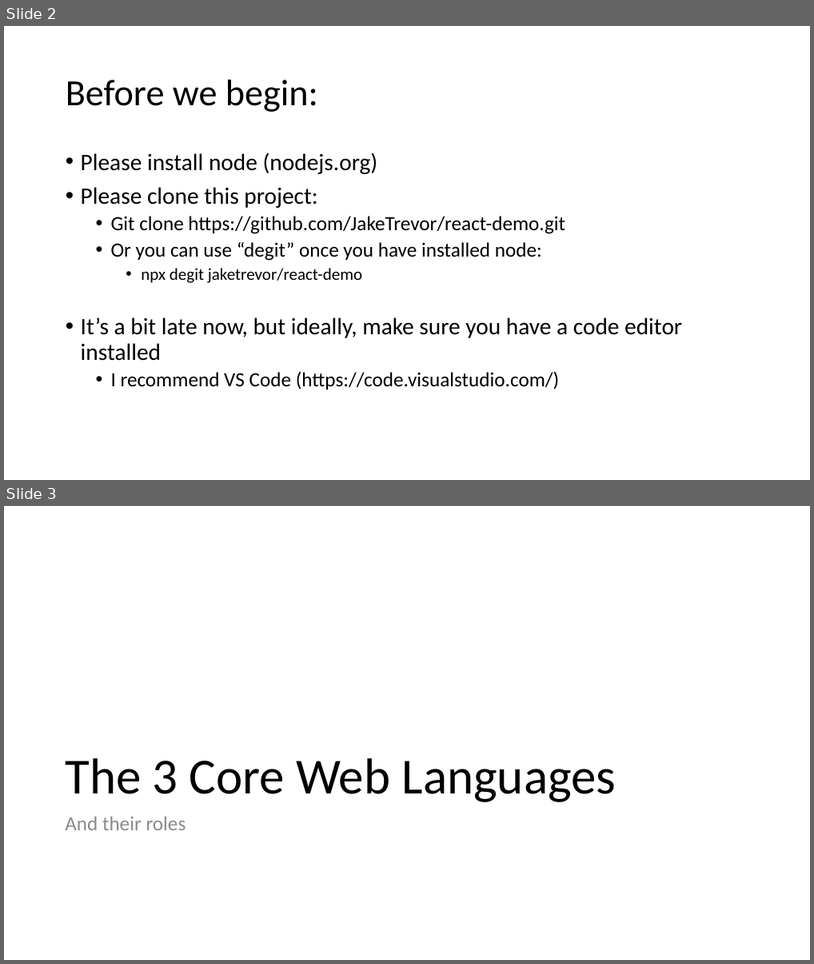
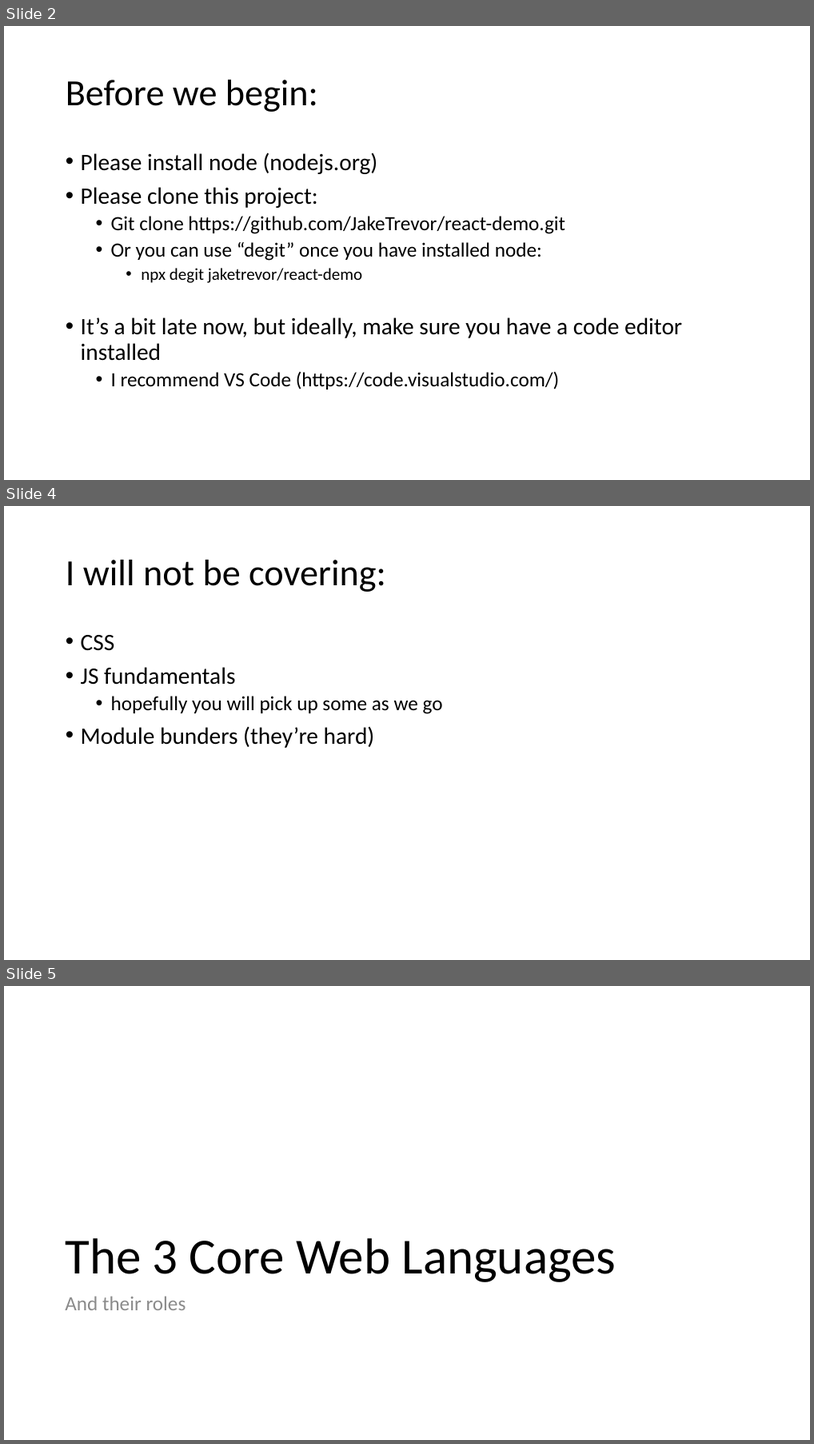
Before and after one commit to JakeTrevor/react-demo, a slide deck: react.pptx. Shown one above the other, each under a label of ours: slides 2 and 3 before the commit, slides 2, 4 and 5 after it; the slides between them are not shown. The pictures are 814x964 and 814x1444 pixels, drawn with LibreOffice and Linux fonts; fonts in the diff are those of the drawing. Boxes give left, top, right and bottom in pixels: in the first picture for what was removed or moved away, otherwise in the second. Text is boxed around its words. In the diff, an @@ line names an element or a change of style, - is before the commit and + after.

```diff
--- a/react.pptx
+++ b/react.pptx
@@ slide 4 added at (4,506,810,960), background #FFFFFF @@
@@ title added at (66,560,386,592), 44 pt, text #000000 @@
+I will not be covering:
@@ text added at (81,635,443,748), 28 pt, text #000000 @@
+• CSS
+• JS fundamentals
+  • hopefully you will pick up some as we go
+• Module bunders (they’re hard)
@@ what was slide 3 is now slide 5 @@
```
Also in this commit, not shown: 4 slides changed, 13 other slides added.
